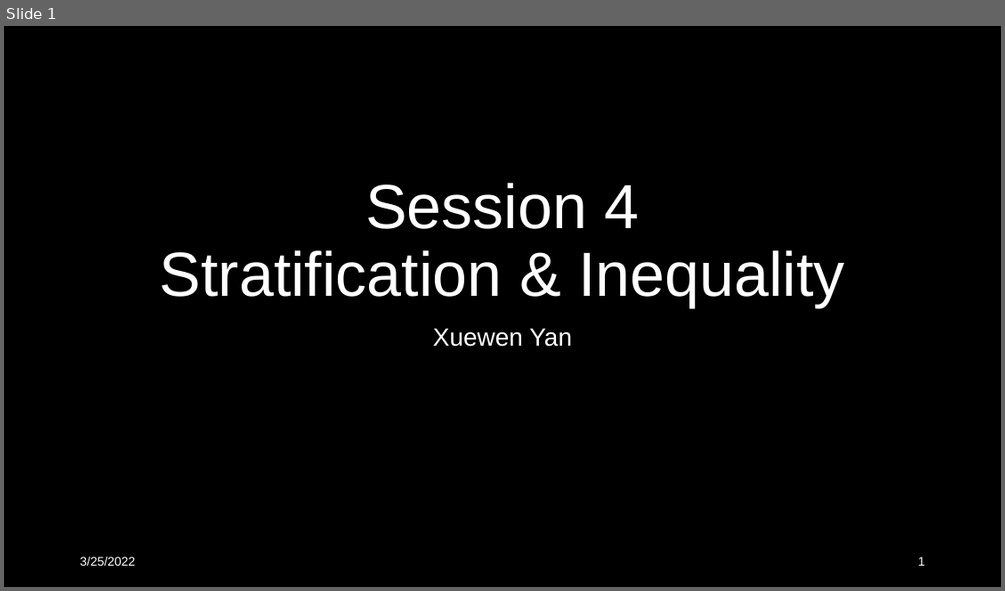
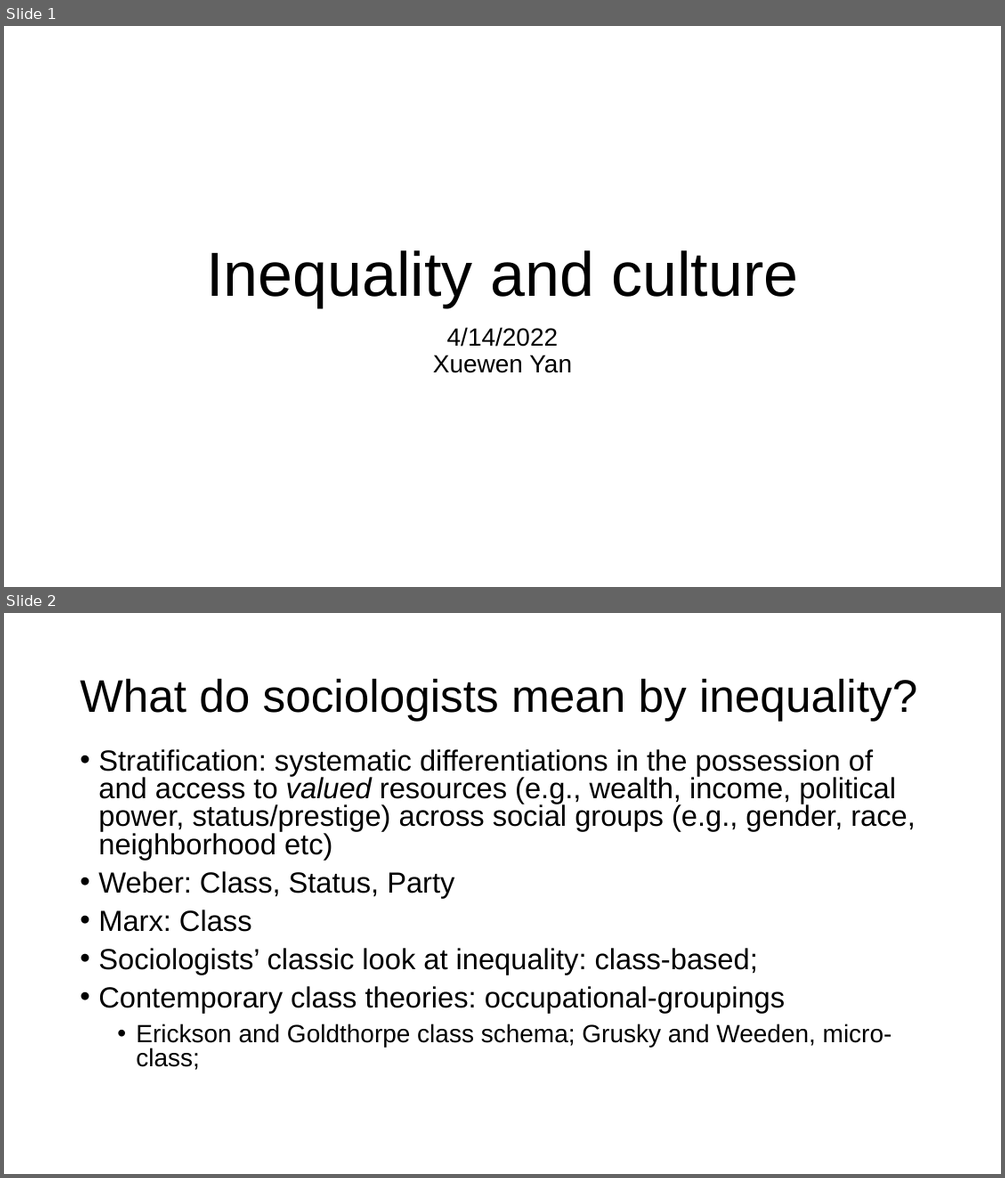
Before and after one commit to XueWenSYan/Intro_to_sociology, a slide deck: Meeting 4.pptx. Shown one above the other, each under a label of ours: slide 1 before the commit, slides 1 and 2 after it. The pictures are 1005x591 and 1005x1178 pixels, drawn with LibreOffice and Linux fonts; fonts in the diff are those of the drawing. Boxes give left, top, right and bottom in pixels: in the first picture for what was removed or moved away, otherwise in the second. Text is boxed around its words. In the diff, an @@ line names an element or a change of style, - is before the commit and + after.

```diff
--- a/Meeting 4.pptx
+++ b/Meeting 4.pptx
@@ slide 2 added at [4, 613, 1001, 1174], background #FFFFFF @@
@@ title added at [80, 678, 917, 721], 44 pt, text #000000 @@
+What do sociologists mean by inequality?
@@ text added at [98, 749, 915, 1070], 28 pt, text #000000 @@
+• Stratification: systematic differentiations in the possession of and access to valued resources (e.g., wealth, income, political power, status/prestige) across social groups (e.g., gender, race, neighborhood etc)
+• Weber: Class, Status, Party
+• Marx: Class
+• Sociologists’ classic look at inequality: class-based;
+• Contemporary class theories: occupational-groupings
+  • Erickson and Goldthorpe class schema; Grusky and Weeden, micro-class;
@@ slide 1 changed as well @@
@@ background #000000 to #FFFFFF @@
@@ title at [206, 250, 798, 307]: text changed; text colour #FFFFFF to #000000 @@
-Session 4
-Stratification & Inequality
+Inequality and culture
@@ subtitle at [447, 327, 558, 346]: paragraph added @@
+4/14/2022
@@ subtitle at [433, 354, 572, 373]: text colour #FFFFFF to #000000 in "Xuewen Yan"; less space between paragraphs @@
@@ text removed at [80, 556, 135, 565] @@
-3/25/2022
@@ page number removed at [918, 556, 925, 565] @@
-1
```
Also in this commit, not shown: 1 other slide changed, 8 other slides added, 9 slides removed, 11 other files.
